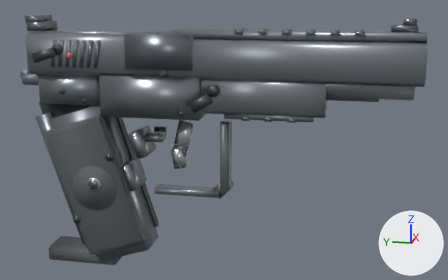
One commit to the glTF model aivilo/assets/guns/deagle.glb: the scene before it, then after it.
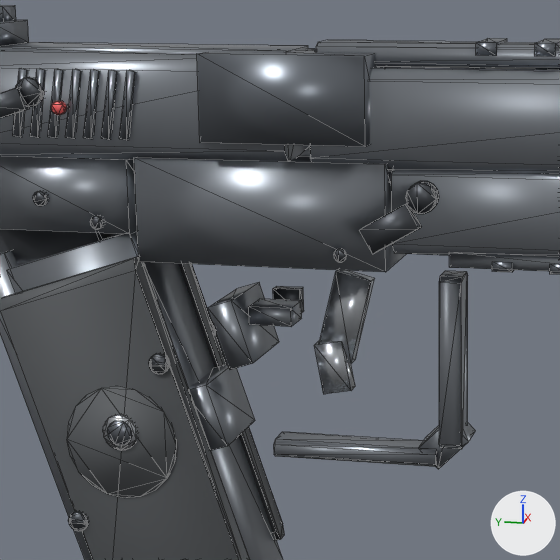
Each version appears first whole from a 50 mm camera at (-0.402, -0.144, 0.107) aimed at (0.003, -0.063, 0.005), and next in a close-up on the part from 10% to 60% of the width and 4% to 84% of the height. Arrows for +X, +Y and +Z are at lower right; the lights stay in place. The last two pictures show the newer version. The close-ups show mesh edges as thin lines.

The first close-up shows 'body', 'mag'.
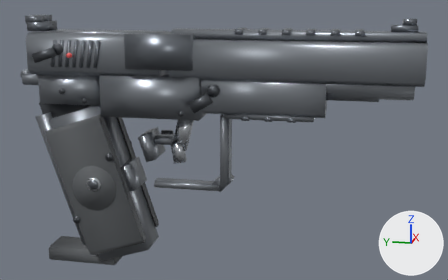
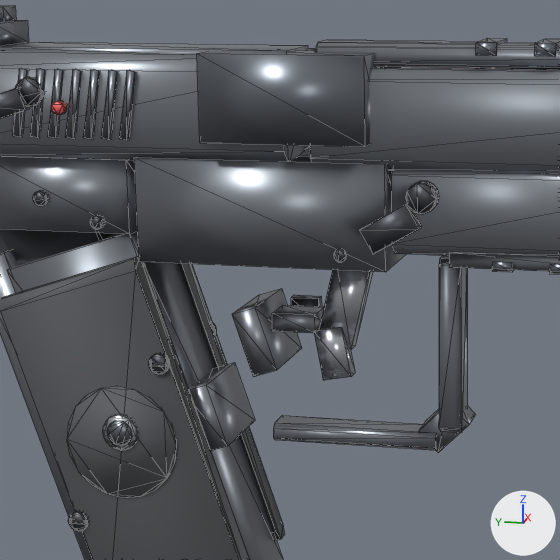
What changed in the scene script:
```text
Change me_body:
    where me_body.from_pydata(...)  # 1640 vertices, 2856 faces; spans x -0.02..0.02, y -0.191..0.079, z -0.085..0.088
    used by ob_body; location = (0.0, 0.0, 0.0)
    me_body part 1: the loose piece of 8 vertices spanning x -0.012..0.012, y -0.012..0.0, z -0.008..0.012 is moved by (0.0, -0.007, -0.002)
    me_body part 2: the loose piece of 16 vertices spanning x -0.005..0.005, y -0.068..-0.062, z -0.029..0.019 is moved by (0.0, 0.0, 0.005)
    me_body part 3: the loose piece of 8 vertices spanning x -0.005..0.005, y -0.021..-0.009, z 0.004..0.009 is moved by (0.0, -0.007, -0.002)
    me_body part 4: the loose piece of 8 vertices spanning x -0.004..0.006, y -0.07..-0.056, z -0.035..-0.021 is moved by (0.0, 0.0, 0.005)
    me_body part 5: the loose piece of 8 vertices spanning x 0.014..0.017, y -0.018..-0.01, z 0.002..0.01 is moved by (-0.003, -0.006, -0.002)
    me_body part 6: the loose piece of 8 vertices spanning x -0.002..0.002, y -0.043..-0.027, z -0.007..0.019 is moved by (0.0, 0.0, 0.004)
    me_body part 7: the loose piece of 8 vertices spanning x -0.003..0.001, y -0.037..-0.027, z -0.016..0.0 is moved by (0.0, 0.0, 0.004)
    me_body part 8: 21 vertices moved from x -0.02..0.02, y -0.061..0.014, z -0.035..-0.005 to x -0.02..0.02, y -0.061..0.014, z -0.029..-0.005; 3 vertices removed from x -0.005..0.005, y -0.061..-0.015, z -0.035..-0.033; 3 vertices added at x -0.005..0.005, y -0.061..-0.015, z -0.026..-0.025
    me_body part 9: 14 vertices moved within x -0.02..0.02, y 0.036..0.04, z -0.052
```

What differs and where, as boxes [x1, y1, x2, y2] in the close-ups (560 x 560 px; the box of a moved part takes in the faces that stretch with it):
part 1 of me_body, moved or reshaped: before [208, 282, 279, 370]; after [232, 288, 302, 377]
part 2 of me_body, moved or reshaped: before [439, 271, 468, 449]; after [439, 255, 468, 433]
part 3 of me_body, moved or reshaped: before [249, 299, 302, 327]; after [272, 305, 324, 333]
part 4 of me_body, moved or reshaped: before [418, 422, 475, 469]; after [418, 407, 475, 453]
part 5 of me_body, moved or reshaped: before [273, 286, 304, 312]; after [291, 295, 322, 307]
part 6 of me_body, moved or reshaped: before [319, 270, 375, 364]; after [319, 270, 373, 350]
part 7 of me_body, moved or reshaped: before [314, 341, 355, 394]; after [314, 327, 355, 380]
part 8 of me_body, moved or reshaped: before [150, 362, 436, 467]; after [150, 362, 436, 450]
part 9 of me_body, moved or reshaped: [70, 520, 85, 524] in both
